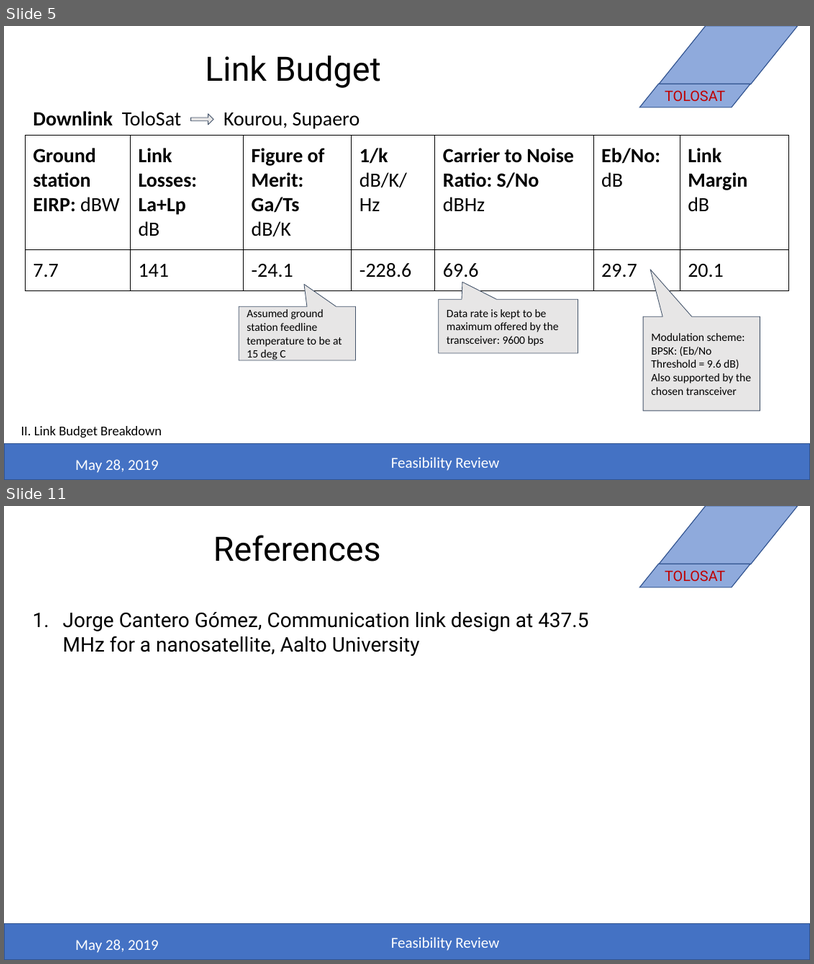
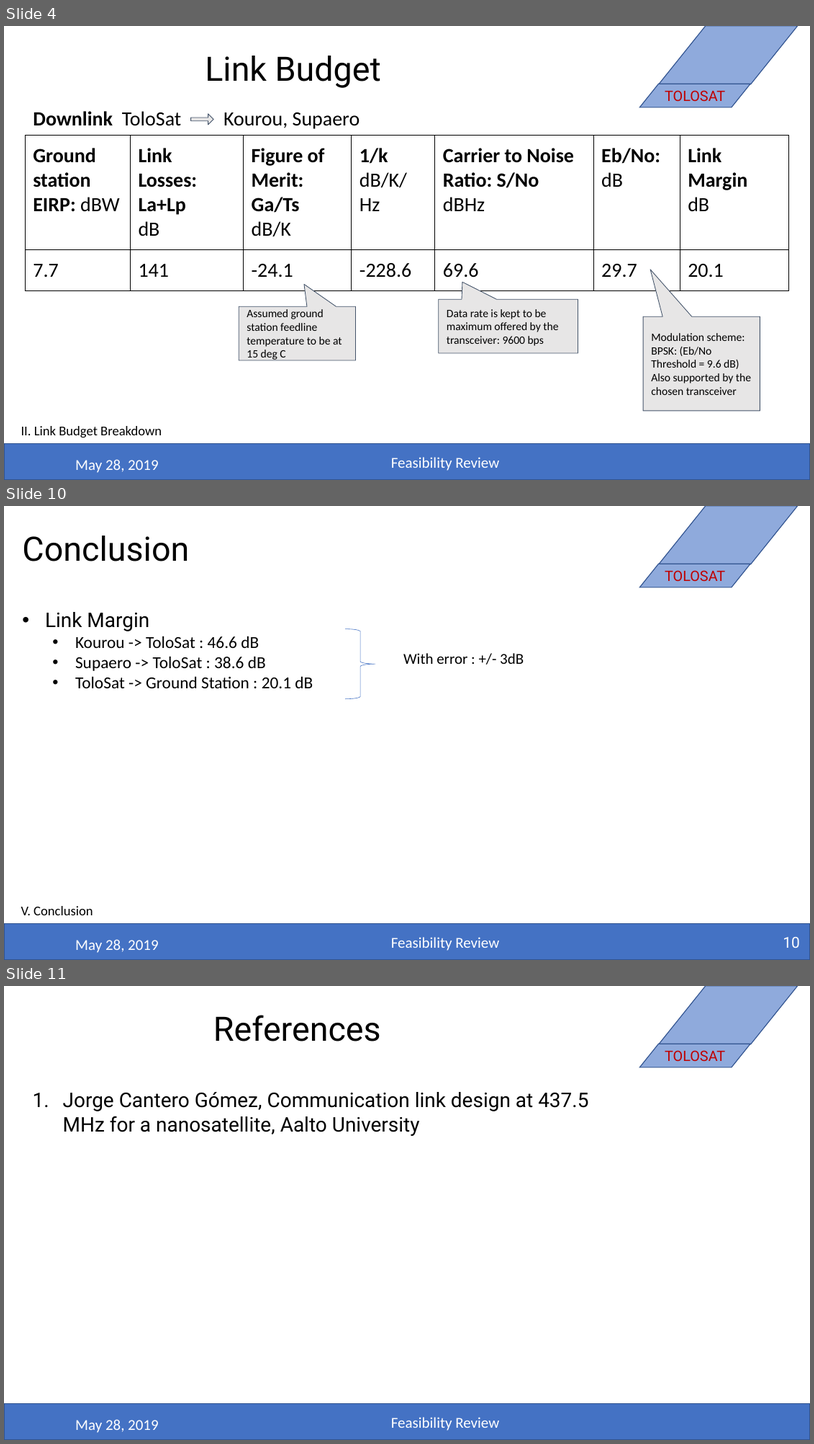
Before and after one commit to belmant/tolosat_systems_engineering, a slide deck: Files/Comms.pptx. Shown one above the other, each under a label of ours: slides 5 and 11 before the commit, slides 4, 10 and 11 after it; the slides between them are not shown. The pictures are 814x964 and 814x1444 pixels, drawn with LibreOffice and Linux fonts; fonts in the diff are those of the drawing; background and template pictures are left out. Boxes give left, top, right and bottom in pixels: in the first picture for what was removed or moved away, otherwise in the second. Text is boxed around its words. In the diff, an @@ line names an element or a change of style, - is before the commit and + after.

```diff
--- a/Files/Comms.pptx
+++ b/Files/Comms.pptx
@@ slide 10 added at bbox=[4, 506, 810, 960], background #FFFFFF; not listed: 5 template elements that a slide beside it also shows @@
@@ title added at bbox=[22, 536, 189, 561], 40 pt, text #000000 @@
+Conclusion
@@ subtitle added at bbox=[45, 612, 313, 688], 20 pt, text #000000 @@
+• Link Margin
+  • Kourou -> ToloSat : 46.6 dB
+  • Supaero -> ToloSat : 38.6 dB
+  • ToloSat -> Ground Station : 20.1 dB
@@ right brace added at bbox=[346, 629, 376, 699], outline #4472C4 0.5 pt @@
@@ text added at bbox=[404, 653, 524, 664], 18 pt, text #000000 @@
+With error : +/- 3dB
@@ text added at bbox=[21, 906, 93, 915], 16 pt, text #000000 @@
+V. Conclusion
@@ page number added at bbox=[783, 937, 800, 947], 18 pt, text #FFFFFF @@
+10
@@ what was slide 5 is now slide 4 @@
```
Also in this commit, not shown: 7 slides changed, 1 slide removed, 2 other files.
